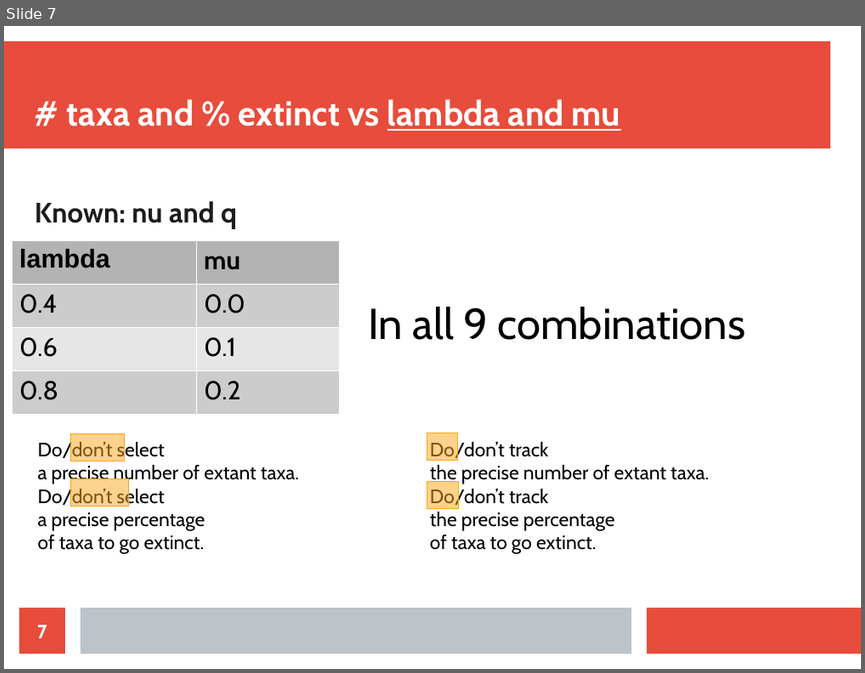
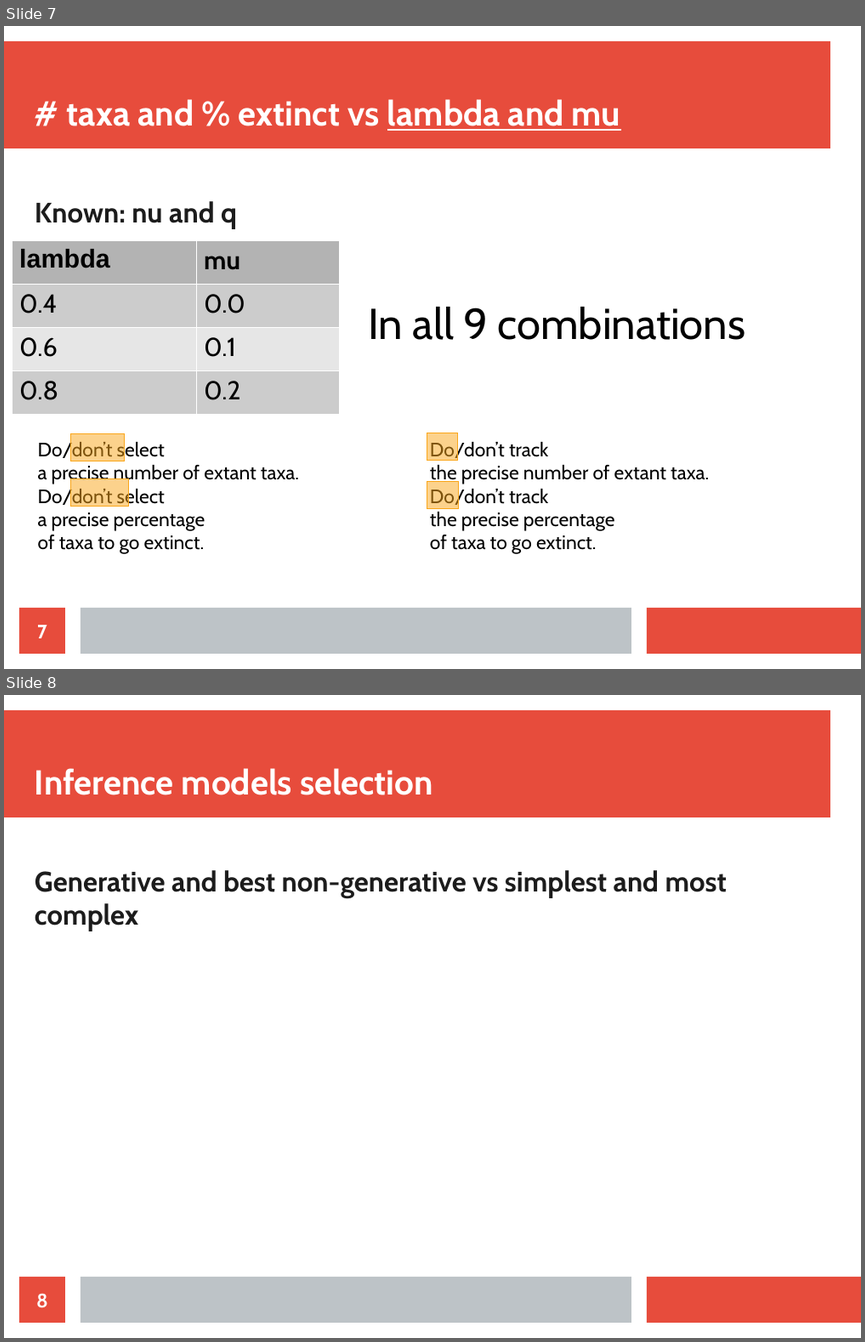
Before and after one commit to richelbilderbeek/razzo, a slide deck: doc/choices.odp. Shown one above the other, each under a label of ours: slide 7 before the commit, slides 7 and 8 after it. The pictures are 865x673 and 865x1342 pixels, drawn with LibreOffice and Linux fonts; fonts in the diff are those of the drawing. Boxes give left, top, right and bottom in pixels: in the first picture for what was removed or moved away, otherwise in the second. Text is boxed around its words. In the diff, an @@ line names an element or a change of style, - is before the commit and + after.

```diff
--- a/doc/choices.odp
+++ b/doc/choices.odp
@@ slide 8 added at (4,695,861,1338), background #FFFFFF; not listed: 3 template elements that a slide beside it also shows @@
@@ title added at (35,768,433,795), 32 pt, text #FFFFFF, bold @@
+Inference models selection
@@ text added at (35,870,726,931), 26 pt, text #1C1C1C, bold @@
+Generative and best non-generative vs simplest and most complex
@@ page number added at (19,1276,65,1322), fill #E74C3C, 18 pt, text #FFFFFF, bold @@
+8
```
Also in this commit, not shown: 2 slides changed, 3 other slides added, 3 other files.
